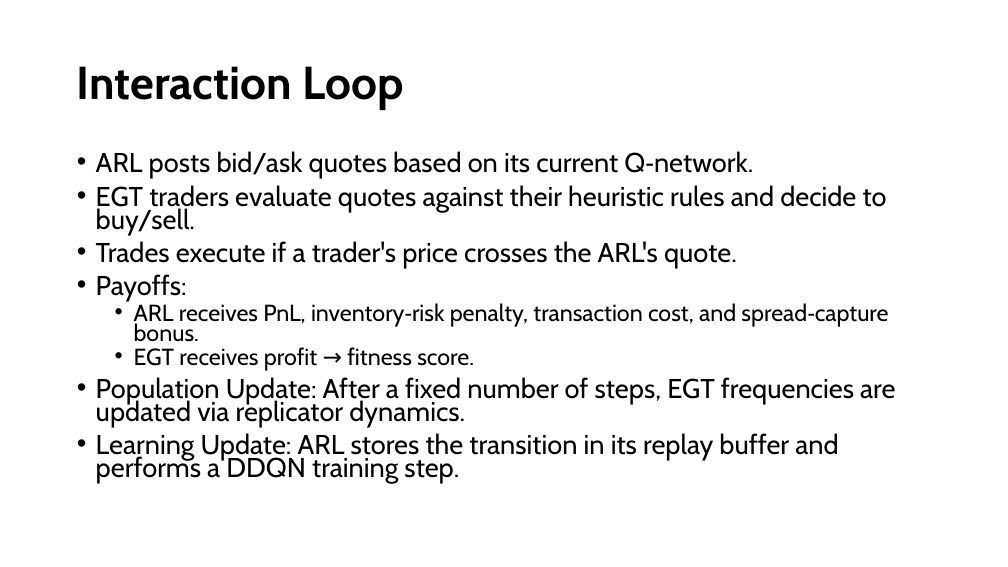
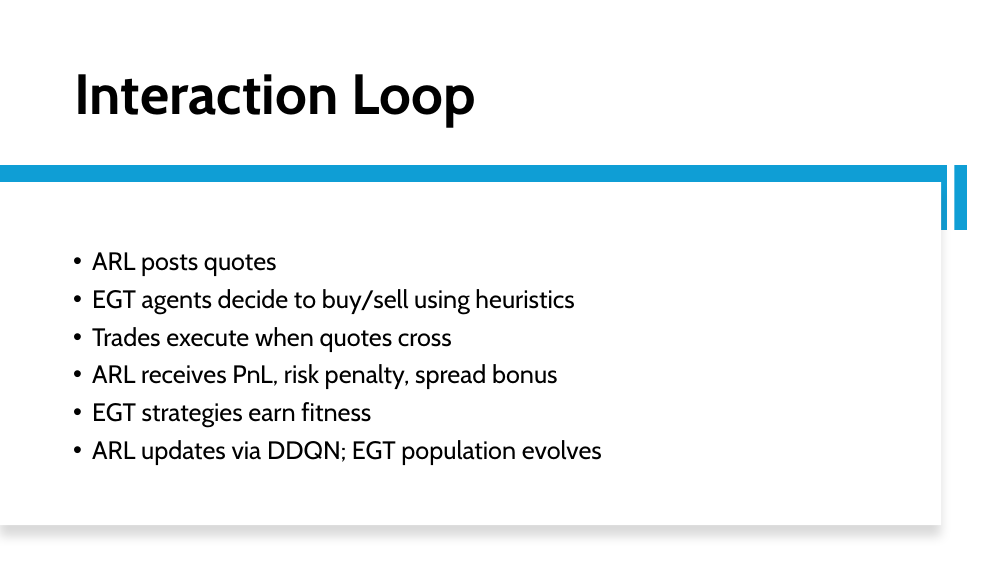
Before and after one commit to Srithwak/Coevolutionary_ARL_vs_EGT_agents_research, a slide deck: slide 7 of presentation.pptx. Drawn at 1008x567 pixels with LibreOffice and Linux fonts; fonts in the diff are those of the drawing. Boxes give left, top, right and bottom in pixels: in the first picture for what was removed or moved away, otherwise in the second. Text is boxed around its words. In the diff, an @@ line names an element or a change of style, - is before the commit and + after.

Commit message:
Pushing initial formatted ppt

```diff
--- a/presentation.pptx
+++ b/presentation.pptx
@@ title "Interaction Loop" at (74, 74, 475, 127): size 44 to 54 pt; vertical alignment middle to bottom @@
@@ rectangle added at (0, 166, 948, 230), fill #0F9ED5 @@
@@ rectangle added at (954, 166, 967, 230), fill #0F9ED5 @@
@@ rectangle added at (0, 182, 941, 526), fill #FFFFFF @@
@@ text "ARL posts quotes" at (92, 252, 602, 465): vertical alignment top to middle @@
@@ text at (92, 252, 602, 465): text changed; size 25.9 to 24 pt @@
-• ARL posts bid/ask quotes based on its current Q‑network.
-• EGT traders evaluate quotes against their heuristic rules and decide to buy/sell.
-• Trades execute if a trader's price crosses the ARL's quote.
-• Payoffs:
-  • ARL receives PnL, inventory‑risk penalty, transaction cost, and spread‑capture bonus.
-  • EGT receives profit → fitness score.
-• Population Update: After a fixed number of steps, EGT frequencies are updated via replicator dynamics.
-• Learning Update: ARL stores the transition in its replay buffer and performs a DDQN training step.
+• ARL posts quotes
+• EGT agents decide to buy/sell using heuristics
+• Trades execute when quotes cross
+• ARL receives PnL, risk penalty, spread bonus
+• EGT strategies earn fitness
+• ARL updates via DDQN; EGT population evolves
```
Also in this commit, not shown: 5 other slides changed, 10 slides added, 9 slides removed.
